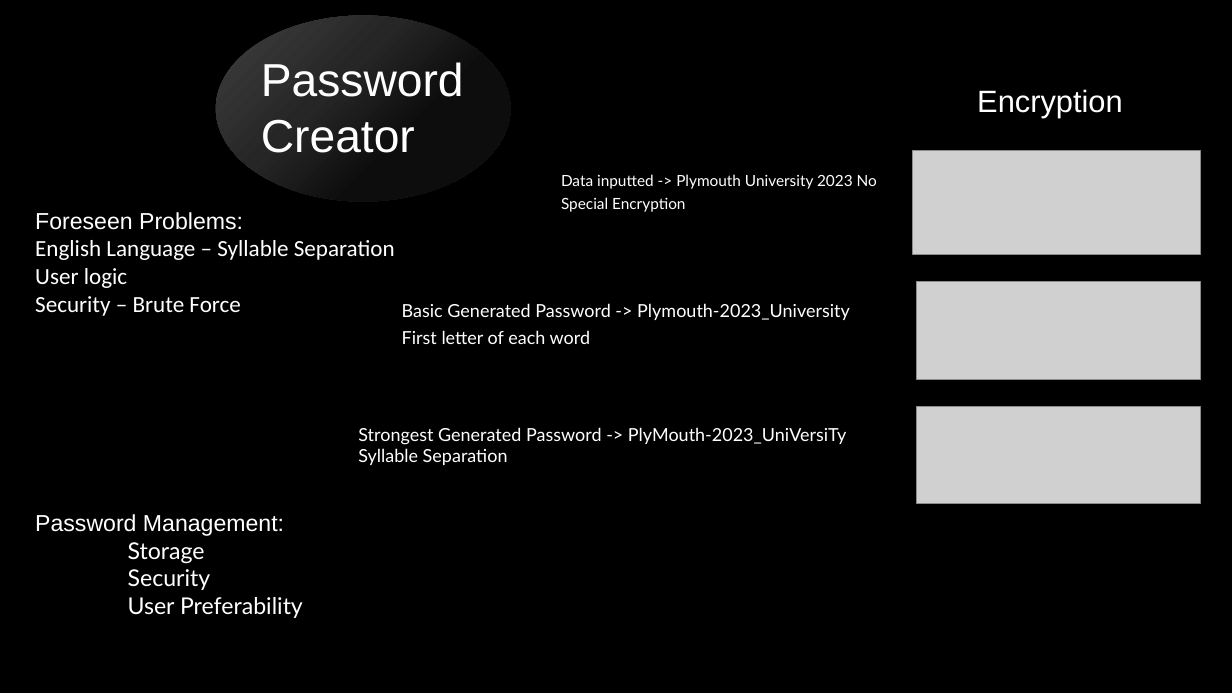
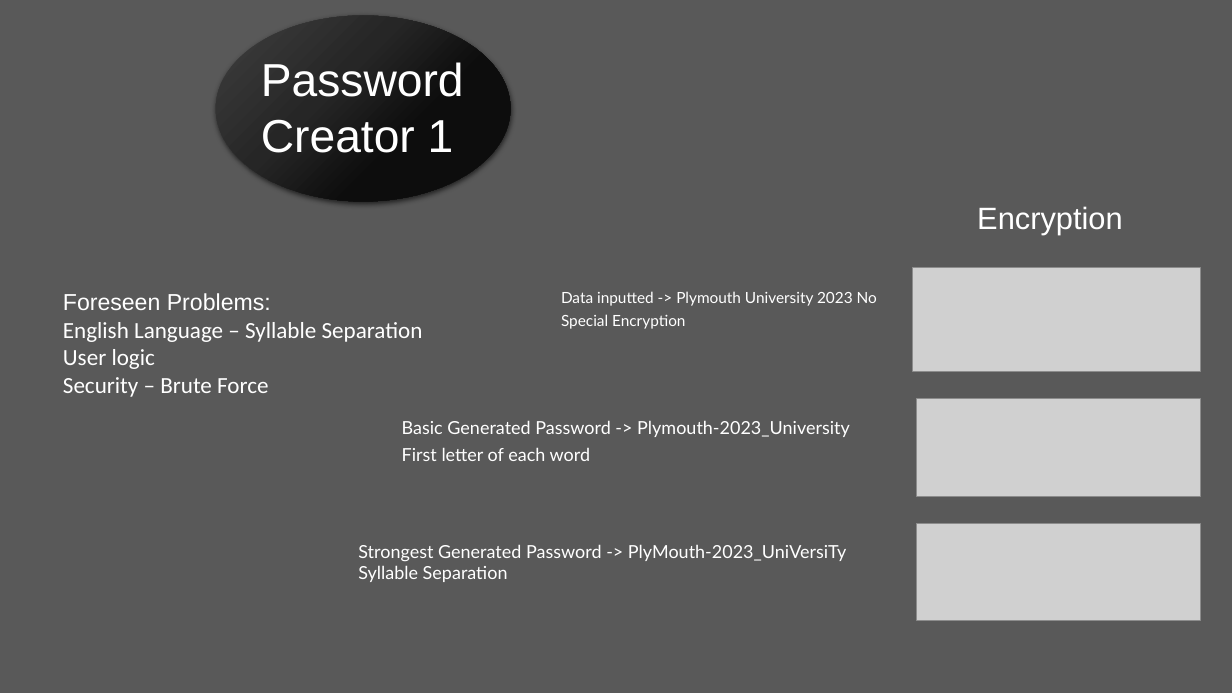
Before and after one commit to Niko-PL/Nikodem-Drabik-1004-Project, a slide deck: slide 8 of Project White Spectra.pptx (slide 6 before the commit). Drawn at 1232x693 pixels with LibreOffice and Linux fonts; fonts in the diff are those of the drawing; grey boxes stand for pictures. Boxes give left, top, right and bottom in pixels: in the first picture for what was removed or moved away, otherwise in the second. Text is boxed around its words. In the diff, an @@ line names an element or a change of style, - is before the commit and + after.

```diff
--- a/Project White Spectra.pptx
+++ b/Project White Spectra.pptx
@@ background #000000 to #595959 @@
@@ text at box(261, 62, 464, 153): text changed @@
-Password Creator
+Password Creator 1
@@ text "Foreseen Problems:": place and size @@
-text "Foreseen Problems:" at box(35, 212, 395, 316)
+text "Foreseen Problems:" at box(63, 293, 423, 397)
@@ text "Basic Generated Password -> Plymouth-2023_University ...": place and size @@
-text "Basic Generated Password -> Plymouth-2023_University ..." at box(402, 303, 850, 344)
+text "Basic Generated Password -> Plymouth-2023_University ..." at box(402, 421, 850, 461)
@@ text removed at box(35, 514, 303, 618) @@
-Password Management:
-Storage
-Security
-User Preferability
@@ 3 pictures, 3 texts: place and size @@
-3 pictures, 3 texts at box(358, 89, 1201, 504)
+3 pictures, 3 texts at box(358, 206, 1201, 621)
```
Also in this commit, not shown: 4 other slides changed, 6 slides added, 3 other files.
